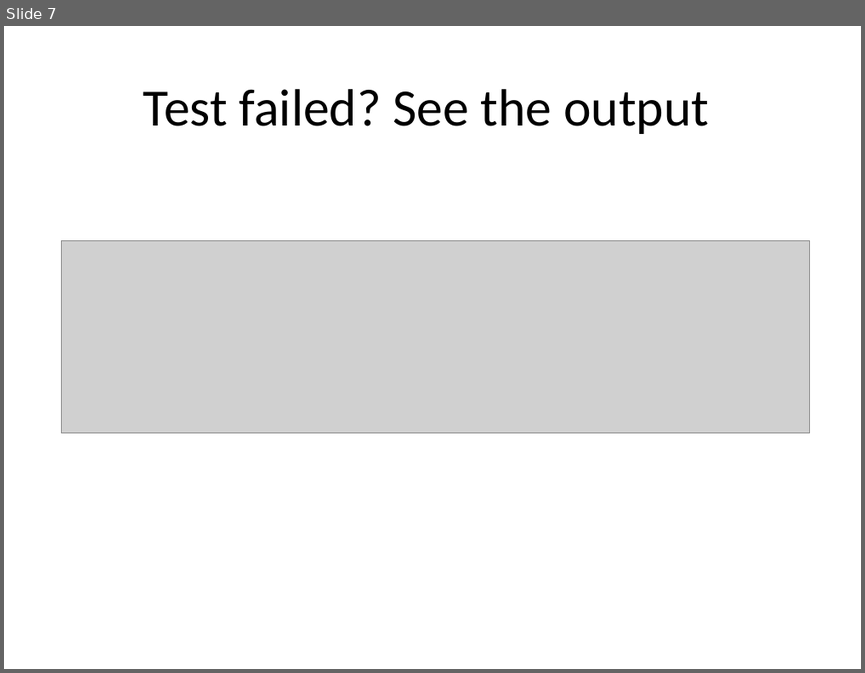
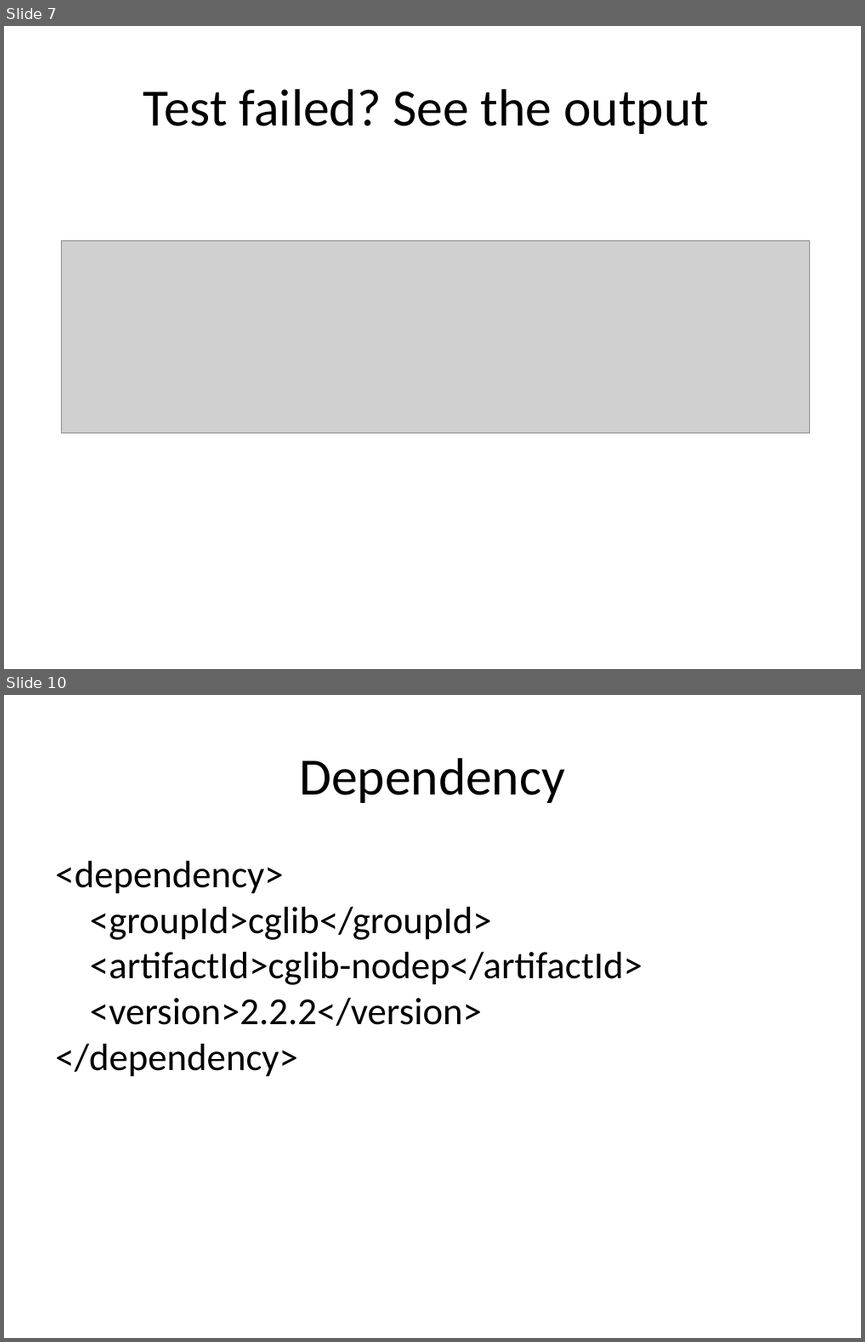
Before and after one commit to tomkasp/spock-presentation, a slide deck: Spock presentation.pptx. Shown one above the other, each under a label of ours: slide 7 before the commit, slides 7 and 10 after it; the slides between them are not shown. The pictures are 865x673 and 865x1342 pixels, drawn with LibreOffice and Linux fonts; fonts in the diff are those of the drawing; grey boxes stand for pictures. Boxes give left, top, right and bottom in pixels: in the first picture for what was removed or moved away, otherwise in the second. Text is boxed around its words. In the diff, an @@ line names an element or a change of style, - is before the commit and + after.

```diff
--- a/Spock presentation.pptx
+++ b/Spock presentation.pptx
@@ slide 10 added at (4, 695, 861, 1338), background #FFFFFF @@
@@ title added at (299, 758, 565, 803), 44 pt, text #000000 @@
+Dependency
@@ text added at (55, 861, 642, 1077), 32 pt, text #000000 @@
+<dependency>
+<groupId>cglib</groupId>
+<artifactId>cglib-nodep</artifactId>
+<version>2.2.2</version>
+</dependency>
```
Also in this commit, not shown: 1 slide changed, 7 other slides added, 2 other files.
